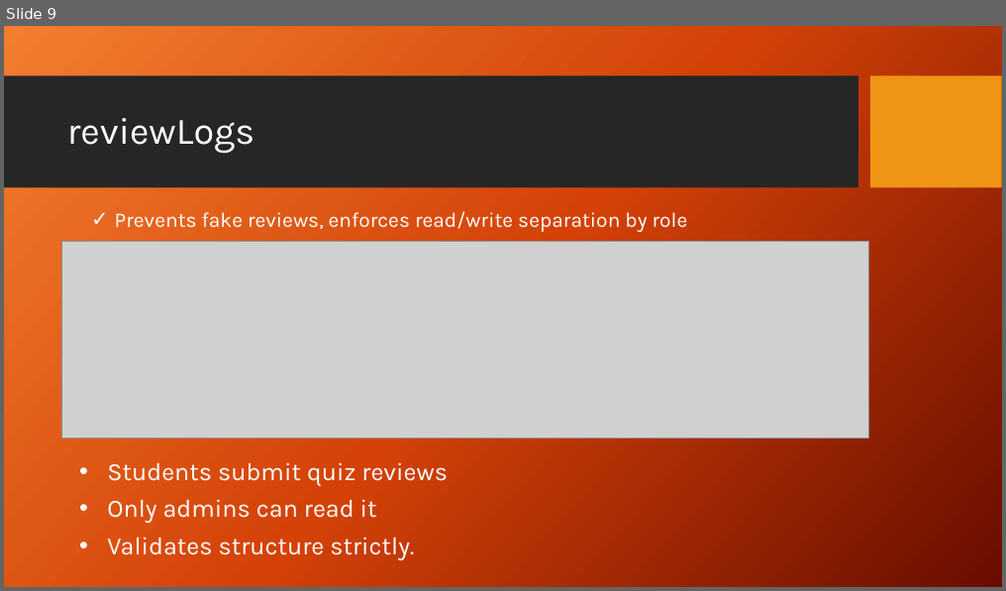
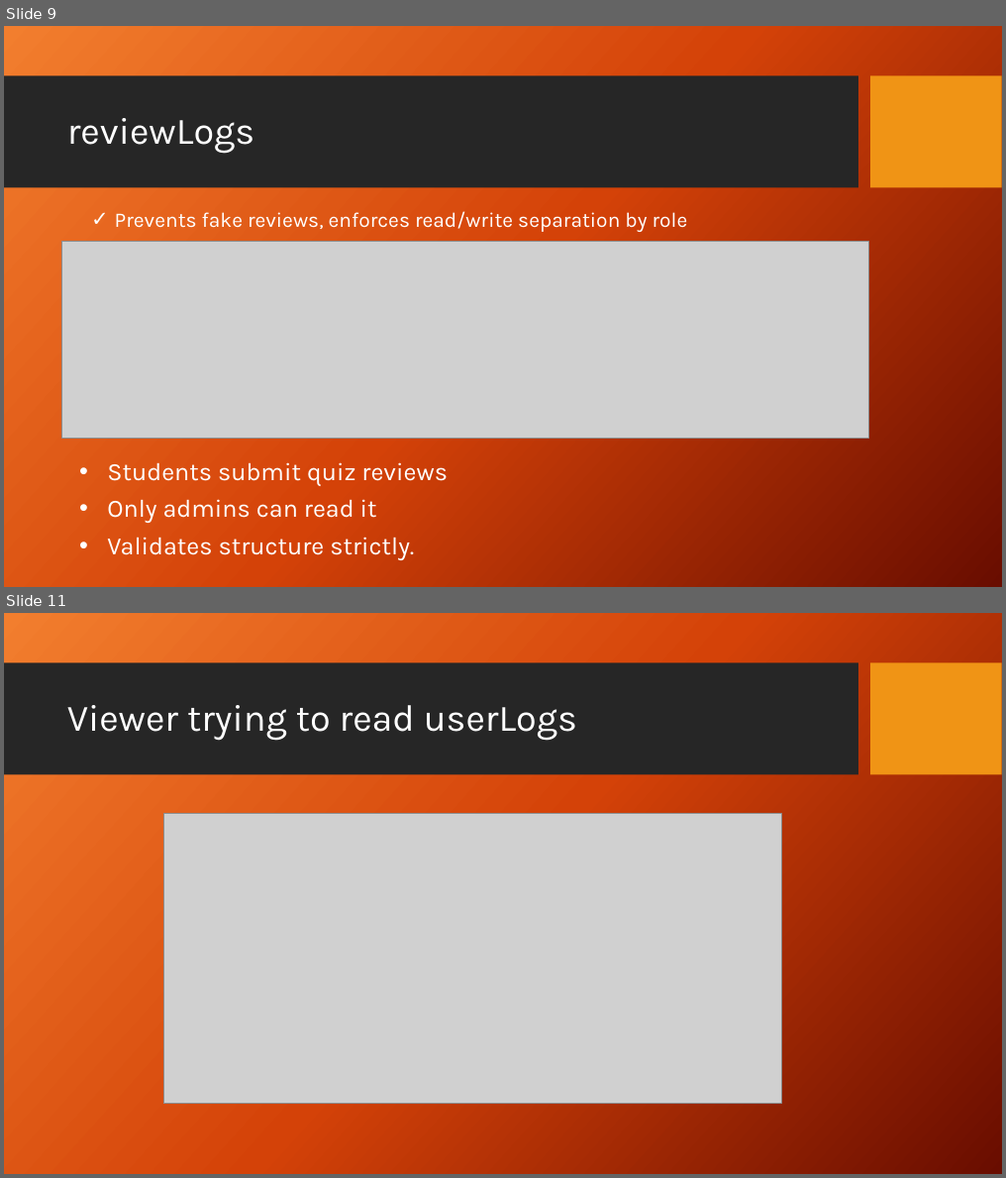
Before and after one commit to eduval/iTED-Nexus, a slide deck: FirebaseDatabaseSecurity_DannesEspinoza.pptx. Shown one above the other, each under a label of ours: slide 9 before the commit, slides 9 and 11 after it; the slides between them are not shown. The pictures are 1006x591 and 1006x1178 pixels, drawn with LibreOffice and Linux fonts; fonts in the diff are those of the drawing; grey boxes stand for pictures; background and template pictures are left out. Boxes give left, top, right and bottom in pixels: in the first picture for what was removed or moved away, otherwise in the second. Text is boxed around its words. In the diff, an @@ line names an element or a change of style, - is before the commit and + after.

```diff
--- a/FirebaseDatabaseSecurity_DannesEspinoza.pptx
+++ b/FirebaseDatabaseSecurity_DannesEspinoza.pptx
@@ slide 11 added at [4,613,1002,1174], background picture (left out); not listed: 2 template elements that a slide beside it also shows @@
@@ title added at [67,705,577,740], 36 pt, text #FFFFFF @@
+Viewer trying to read userLogs
@@ picture added at [163,814,781,1104] @@
```
Also in this commit, not shown: 3 slides changed, 6 other slides added.
